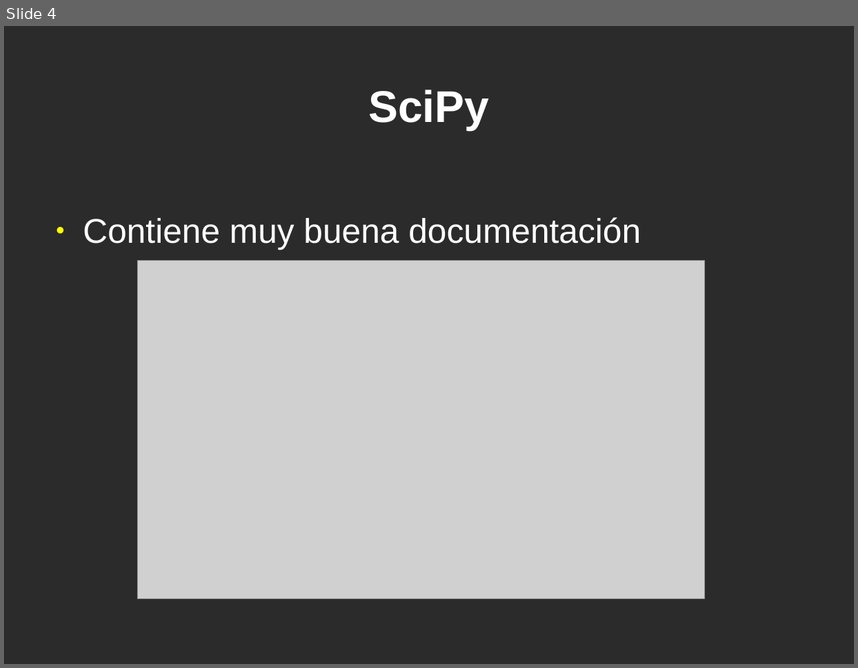
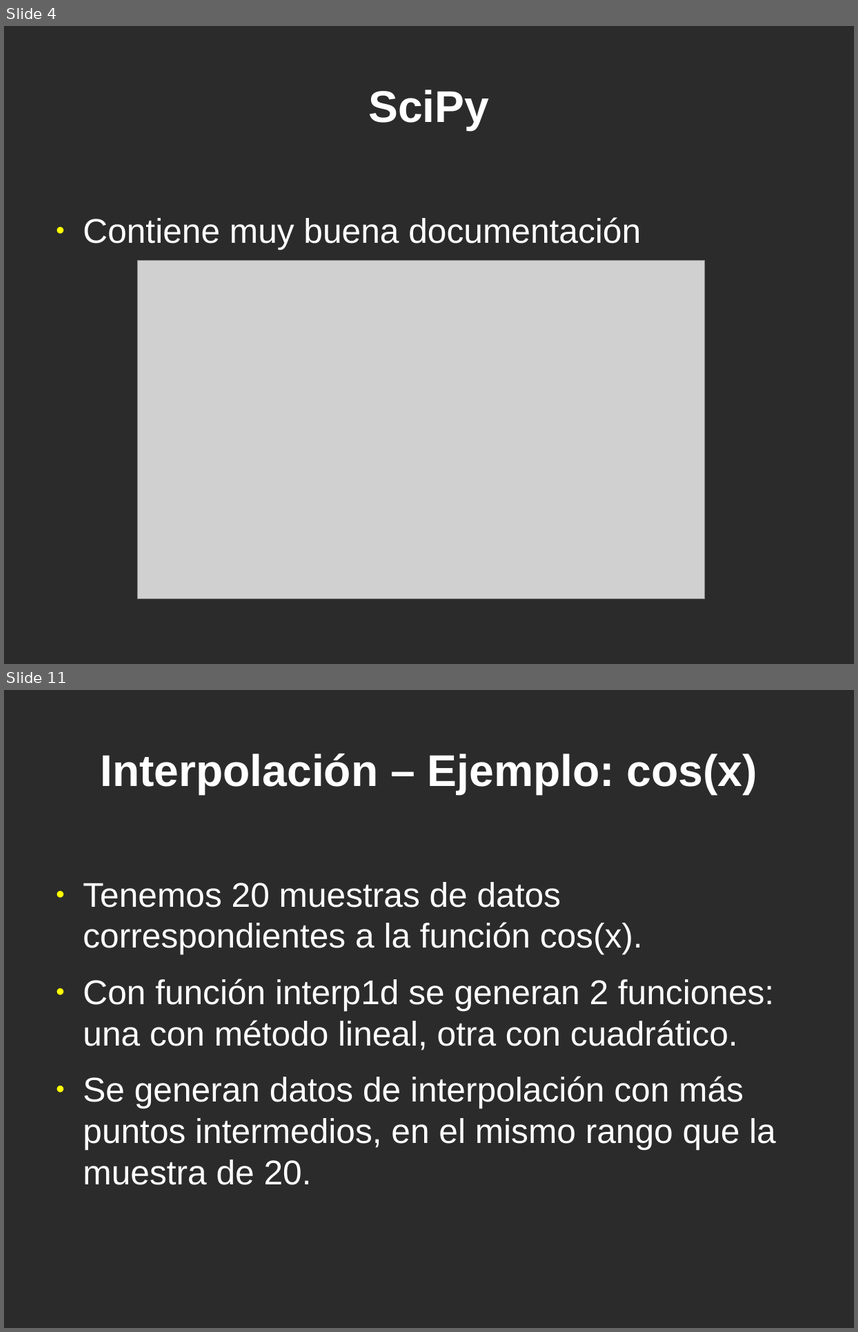
Before and after one commit to jeudy/clases_topicosI2013, a slide deck: 12-Librerias-Scipy.odp. Shown one above the other, each under a label of ours: slide 4 before the commit, slides 4 and 11 after it; the slides between them are not shown. The pictures are 858x668 and 858x1332 pixels, drawn with LibreOffice and Linux fonts; fonts in the diff are those of the drawing; grey boxes stand for pictures; background and template pictures are left out; a plain dark background stands for a picture behind light text. Boxes give left, top, right and bottom in pixels: in the first picture for what was removed or moved away, otherwise in the second. Text is boxed around its words. In the diff, an @@ line names an element or a change of style, - is before the commit and + after.

```diff
--- a/12-Librerias-Scipy.odp
+++ b/12-Librerias-Scipy.odp
@@ slide 11 added at (x1=4, y1=690, x2=854, y2=1328), background picture (left out) @@
@@ title added at (x1=100, y1=753, x2=757, y2=794), 41.4 pt, text #FFFFFF, bold @@
+Interpolación – Ejemplo: cos(x)
@@ text added at (x1=83, y1=882, x2=776, y2=1185), 32 pt, text #FFFFFF @@
+● Tenemos 20 muestras de datos correspondientes a la función cos(x).
+● Con función interp1d se generan 2 funciones: una con método lineal, otra con cuadrático.
+● Se generan datos de interpolación con más puntos intermedios, en el mismo rango que la muestra de 20.
```
Also in this commit, not shown: 17 other slides added.
